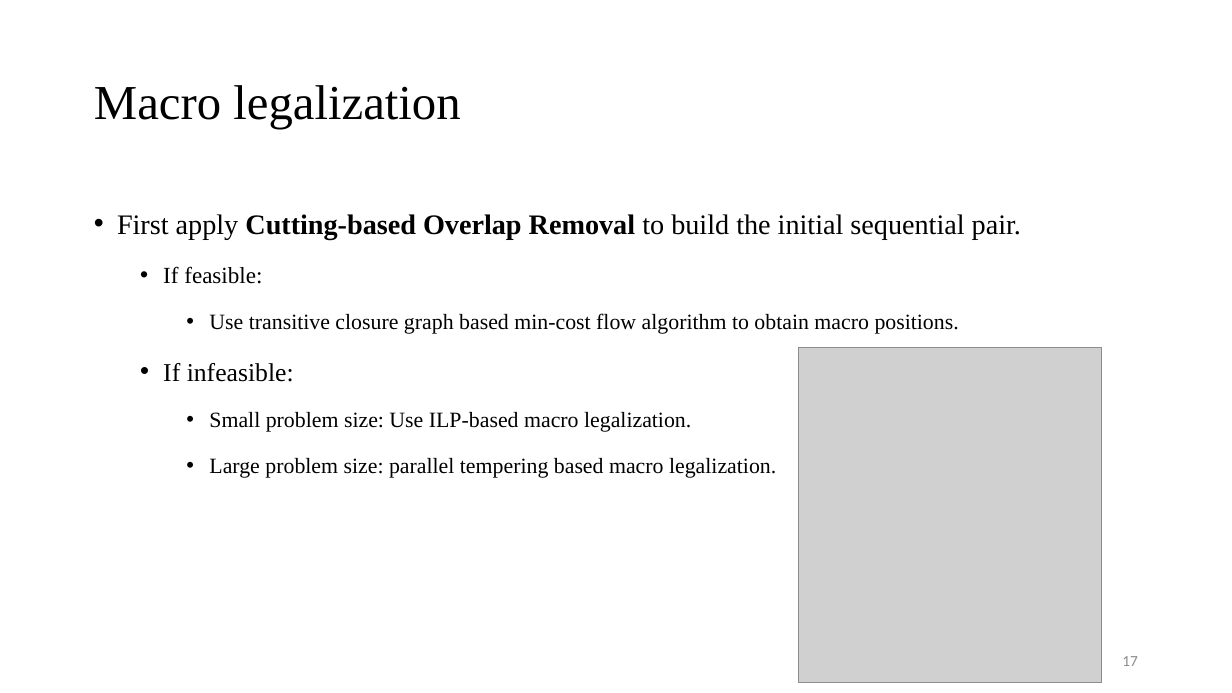
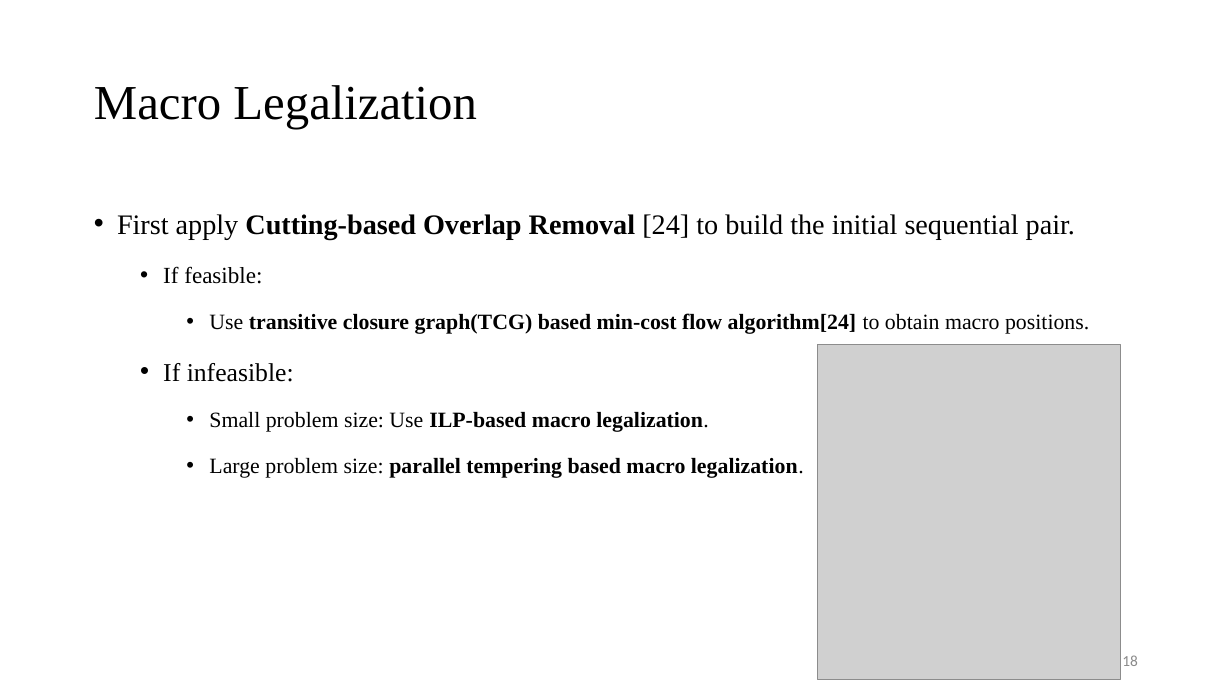
Before and after one commit to Pacific-Feng-Studuies/Studied-Papers, a slide deck: slide 19 of GM/Placement/Stronger Mixed-Size Placement Backbone Considering Second-Order Information/Stronger Mixed-Size Placement Backbone Considering Second-Order Information.pptx (slide 18 before the commit). Drawn at 1232x693 pixels with LibreOffice and Linux fonts; fonts in the diff are those of the drawing; grey boxes stand for pictures. Boxes give left, top, right and bottom in pixels: in the first picture for what was removed or moved away, otherwise in the second. Text is boxed around its words. In the diff, an @@ line names an element or a change of style, - is before the commit and + after.

```diff
--- a/GM/Placement/Stronger Mixed-Size Placement Backbone Considering Second-Order Information/Stronger Mixed-Size Placement Backbone Considering Second-Order Information.pptx
+++ b/GM/Placement/Stronger Mixed-Size Placement Backbone Considering Second-Order Information/Stronger Mixed-Size Placement Backbone Considering Second-Order Information.pptx
@@ title at box(94, 85, 477, 129): text changed @@
-Macro legalization
+Macro Legalization
@@ text at box(117, 214, 1075, 239): text changed @@
-• First apply Cutting-based Overlap Removal to build the initial sequential pair.
+• First apply Cutting-based Overlap Removal [24] to build the initial sequential pair.
@@ text at box(209, 313, 1089, 334): text changed; bold on @@
-    • Use transitive closure graph based min-cost flow algorithm to obtain macro positions.
+    • Use transitive closure graph(TCG) based min-cost flow algorithm[24] to obtain macro positions.
@@ picture: place and size @@
-picture at box(799, 348, 1103, 683)
+picture at box(818, 345, 1121, 680)
@@ text at box(209, 412, 804, 478): bold on in "ILP-based macro legalization.", "parallel tempering based macro legalization." @@
@@ page number at box(1122, 655, 1138, 666): text changed @@
-17
+18
```
Also in this commit, not shown: 3 other slides changed, 12 slides added.
